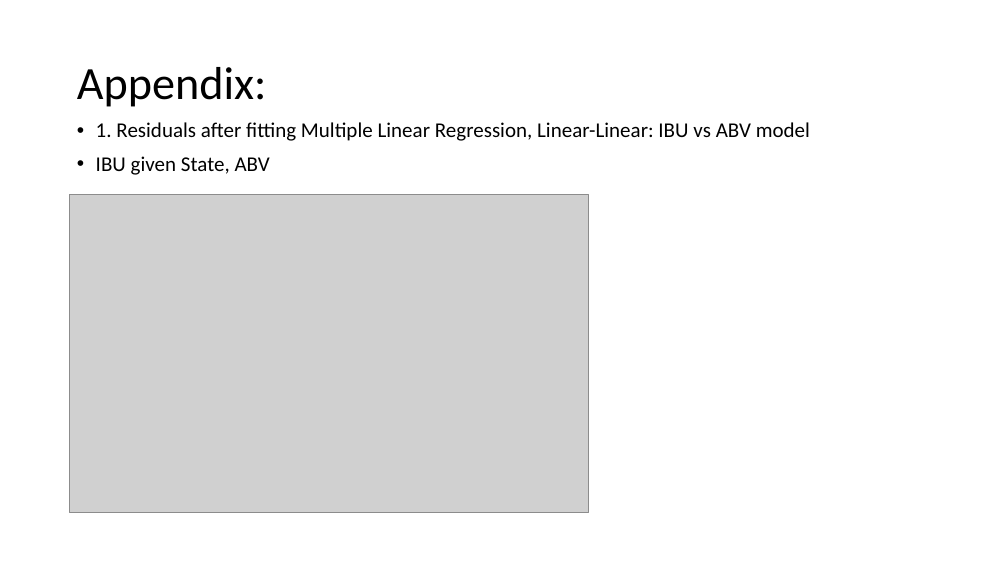
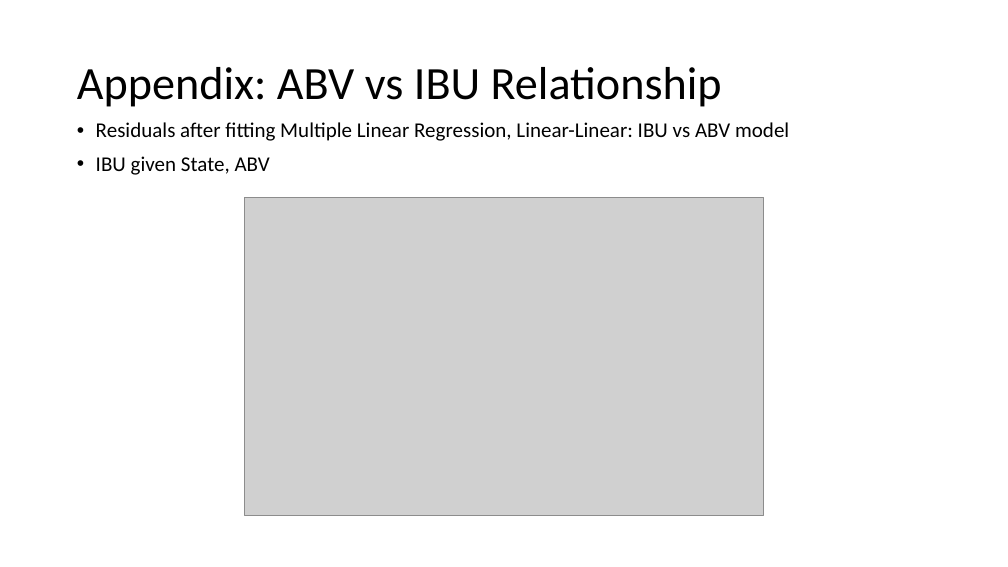
Before and after one commit to RiccoFerraro/dds_case_study_1, a slide deck: slide 23 of Beers_and_Breweries.pptx (slide 21 before the commit). Drawn at 1008x567 pixels with LibreOffice and Linux fonts; fonts in the diff are those of the drawing; grey boxes stand for pictures. Boxes give left, top, right and bottom in pixels: in the first picture for what was removed or moved away, otherwise in the second. Text is boxed around its words. In the diff, an @@ line names an element or a change of style, - is before the commit and + after.

```diff
--- a/Beers_and_Breweries.pptx
+++ b/Beers_and_Breweries.pptx
@@ title at bbox=[77, 67, 722, 107]: text changed @@
-Appendix:
+Appendix: ABV vs IBU Relationship
@@ text at bbox=[96, 122, 789, 141]: text changed @@
-• 1. Residuals after fitting Multiple Linear Regression, Linear-Linear: IBU vs ABV model
+• Residuals after fitting Multiple Linear Regression, Linear-Linear: IBU vs ABV model
@@ picture: place and size @@
-picture at bbox=[70, 194, 589, 513]
+picture at bbox=[244, 197, 764, 516]
```
Also in this commit, not shown: 10 other slides changed, 5 slides added, 3 slides removed, 4 other files.
